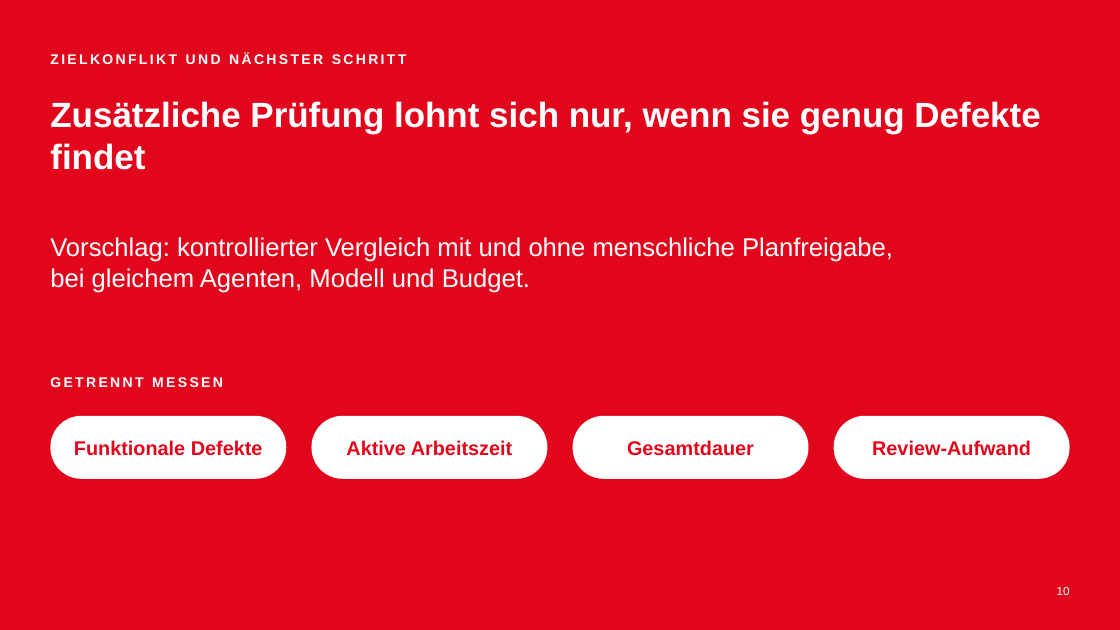
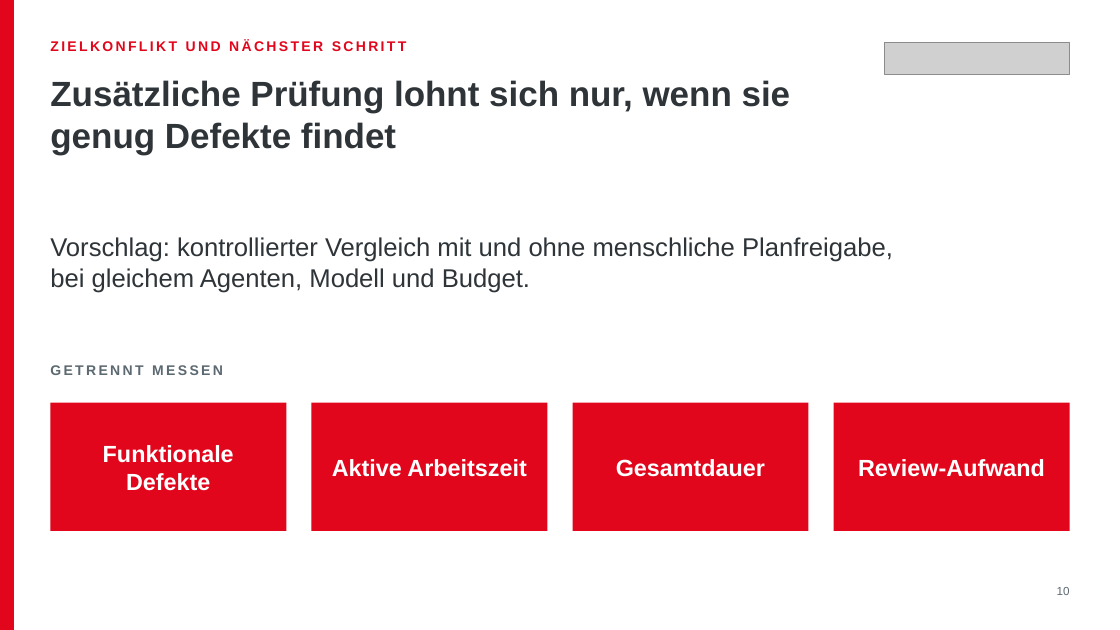
Before and after one commit to Spaculea/neue_konzepte_informatik_abgabe, a slide deck: slide 10 of CODEX/praesentation/KI-Coding-Agenten_Praesentation.pptx. Drawn at 1120x630 pixels with LibreOffice and Linux fonts; fonts in the diff are those of the drawing; grey boxes stand for pictures. Boxes give left, top, right and bottom in pixels: in the first picture for what was removed or moved away, otherwise in the second. Text is boxed around its words. In the diff, an @@ line names an element or a change of style, - is before the commit and + after.

```diff
--- a/CODEX/praesentation/KI-Coding-Agenten_Praesentation.pptx
+++ b/CODEX/praesentation/KI-Coding-Agenten_Praesentation.pptx
@@ background #E1061C to #FFFFFF @@
@@ rectangle added at [0,0,14,630], fill #E1061C @@
@@ text "ZIELKONFLIKT UND NÄCHSTER SCHRITT": place and size @@
-text "ZIELKONFLIKT UND NÄCHSTER SCHRITT" at [50,53,407,64]
+text "ZIELKONFLIKT UND NÄCHSTER SCHRITT" at [50,40,407,51]
@@ text "ZIELKONFLIKT UND NÄCHSTER SCHRITT" at [50,40,407,51]: text colour #FFFFFF to #E1061C @@
@@ picture added at [885,42,1070,75] @@
@@ title "Zusätzliche Prüfung lohnt sich nur, ..." at [50,80,791,155]: text colour #FFFFFF to #2E3438 @@
@@ title "Zusätzliche Prüfung lohnt sich nur, ...": place and size @@
-title "Zusätzliche Prüfung lohnt sich nur, ..." at [50,101,1040,170]
+title "Zusätzliche Prüfung lohnt sich nur, ..." at [50,80,791,155]
@@ text "Vorschlag: kontrollierter Vergleich mit und ..." at [50,237,893,293]: text colour #FFFFFF to #2E3438 @@
@@ text "GETRENNT MESSEN" at [50,365,223,375]: text colour #FFFFFF to #5C6971 @@
@@ text "GETRENNT MESSEN": place and size @@
-text "GETRENNT MESSEN" at [50,377,223,387]
+text "GETRENNT MESSEN" at [50,365,223,375]
@@ text "Funktionale Defekte": place and size @@
-text "Funktionale Defekte" at [74,440,263,456]
+text "Funktionale Defekte" at [103,445,234,491]
@@ rounded rectangle removed at [50,416,287,479] @@
@@ rectangle added at [50,402,287,531], fill #E1061C @@
@@ text "Aktive Arbeitszeit": place and size @@
-text "Aktive Arbeitszeit" at [346,440,512,456]
+text "Aktive Arbeitszeit" at [332,459,526,477]
@@ rounded rectangle removed at [312,416,548,479] @@
@@ rectangle added at [312,402,548,531], fill #E1061C @@
@@ text "Gesamtdauer": place and size @@
-text "Gesamtdauer" at [627,440,754,456]
+text "Gesamtdauer" at [616,459,765,477]
@@ rounded rectangle removed at [573,416,809,479] @@
@@ rectangle added at [573,402,809,531], fill #E1061C @@
@@ size 17 to 20 pt, text colour #E1061C to #FFFFFF in 4 elements at [103,445,234,491], [332,459,526,477], [616,459,765,477], [858,459,1045,477] @@
@@ text "Review-Aufwand": place and size @@
-text "Review-Aufwand" at [872,440,1031,456]
+text "Review-Aufwand" at [858,459,1045,477]
@@ rounded rectangle removed at [833,416,1070,479] @@
@@ rectangle added at [833,402,1070,531], fill #E1061C @@
@@ page number at [1057,587,1070,595]: text colour #FFFFFF to #5C6971 @@
```
Also in this commit, not shown: 1 other file.
